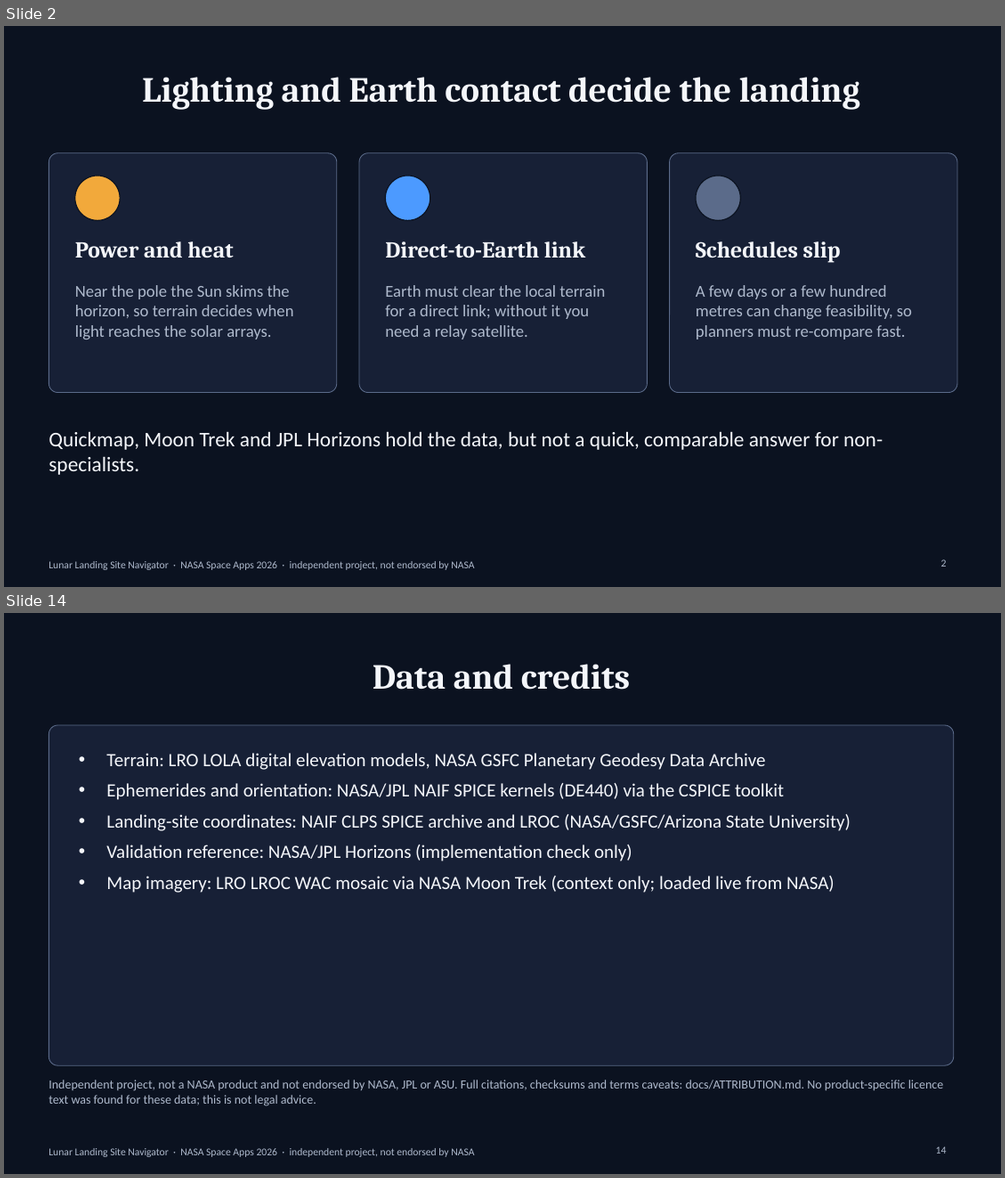
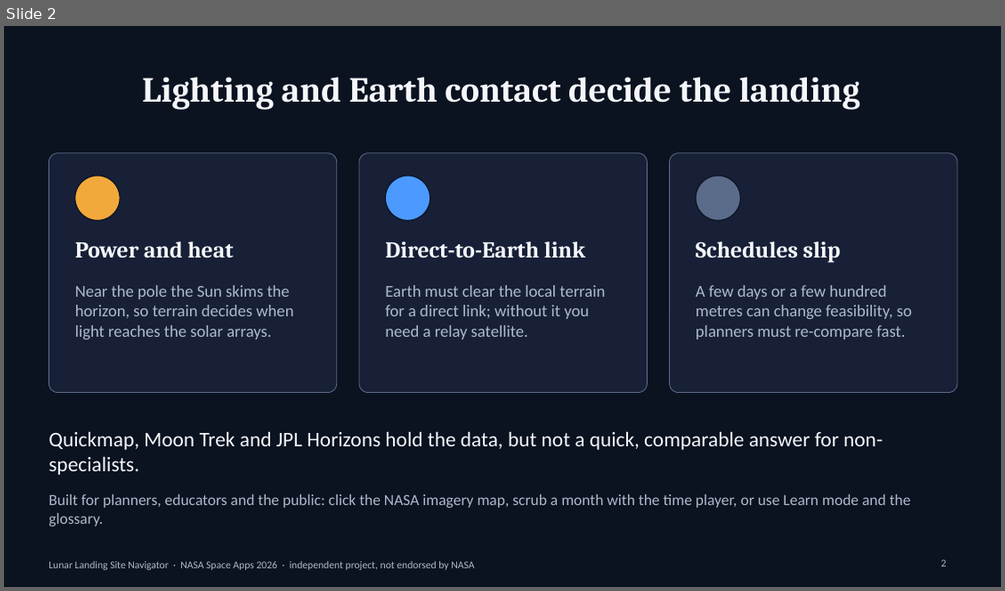
Before and after one commit to Dhinu-2001/NASA-Space-Apps-2026, a slide deck: docs/stage11/presentation/Lunar_Landing_Site_Navigator.pptx. Shown one above the other, each under a label of ours: slides 2 and 14 before the commit, slide 2 after it; the slides between them are not shown. The pictures are 1005x1178 and 1005x591 pixels, drawn with LibreOffice and Linux fonts; fonts in the diff are those of the drawing. Boxes give left, top, right and bottom in pixels: in the first picture for what was removed or moved away, otherwise in the second. Text is boxed around its words. In the diff, an @@ line names an element or a change of style, - is before the commit and + after.

```diff
--- a/docs/stage11/presentation/Lunar_Landing_Site_Navigator.pptx
+++ b/docs/stage11/presentation/Lunar_Landing_Site_Navigator.pptx
@@ slide 14 removed at (4,613,1001,1174), background #0B1220; not listed: 1 template element that a slide beside it also shows @@
@@ title removed at (372,664,630,690) @@
-Data and credits
@@ rounded rectangle removed at (48,725,954,1065) @@
@@ text removed at (106,753,850,892) @@
-• Terrain: LRO LOLA digital elevation models, NASA GSFC Planetary Geodesy Data Archive
-• Ephemerides and orientation: NASA/JPL NAIF SPICE kernels (DE440) via the CSPICE toolkit
-• Landing-site coordinates: NAIF CLPS SPICE archive and LROC (NASA/GSFC/Arizona State University)
-• Validation reference: NASA/JPL Horizons (implementation check only)
-• Map imagery: LRO LROC WAC mosaic via NASA Moon Trek (context only; loaded live from NASA)
@@ text removed at (48,1079,943,1106) @@
-Independent project, not a NASA product and not endorsed by NASA, JPL or ASU. Full citations, checksums and terms caveats: docs/ATTRIBUTION.md. No product-specific licence text was found for these data; this is not legal advice.
@@ page number removed at (936,1146,947,1153) @@
-14
@@ slide 2 changed as well @@
@@ text added at (48,494,911,526), 15 pt, text #AEB9CC @@
+Built for planners, educators and the public: click the NASA imagery map, scrub a month with the time player, or use Learn mode and the glossary.
```
Also in this commit, not shown: 5 other slides changed, 6 other slides removed, 2 other files.
